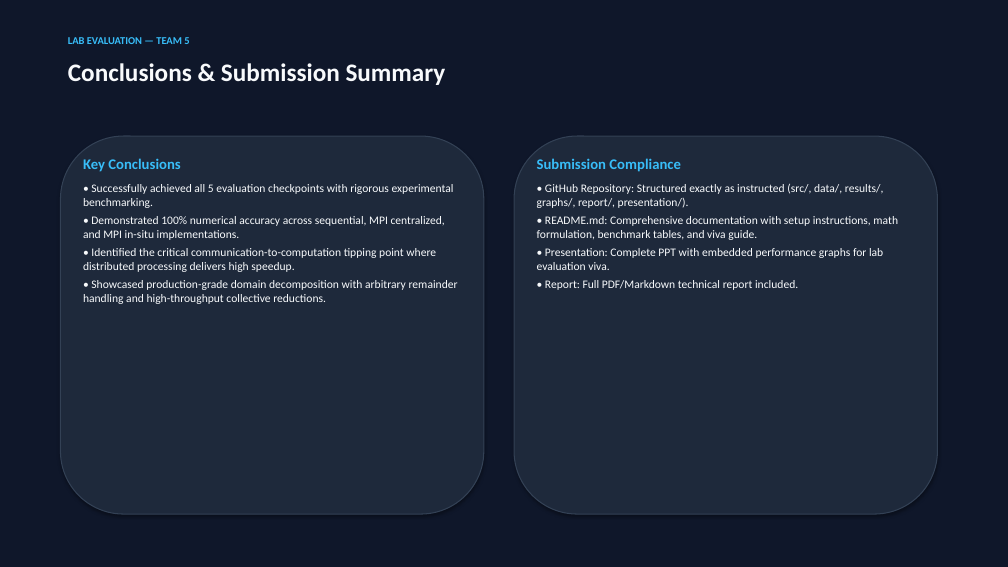
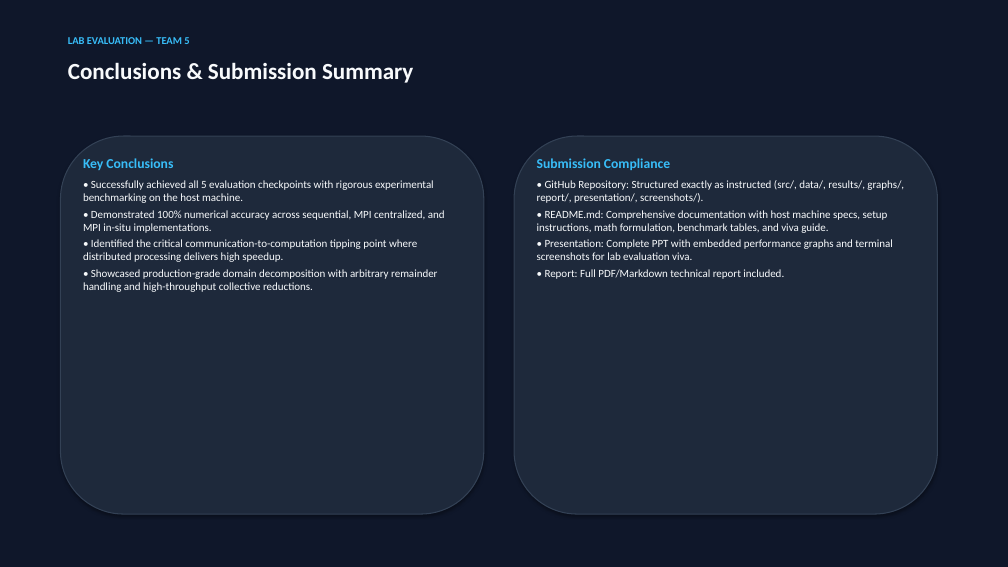
Before and after one commit to akaraj187/distributed-vector-processing-parallel-computing, a slide deck: slide 11 of presentation/Distributed_Vector_Processing_Lab_Evaluation.pptx (slide 10 before the commit). Drawn at 1008x567 pixels with LibreOffice and Linux fonts; fonts in the diff are those of the drawing. Boxes give left, top, right and bottom in pixels: in the first picture for what was removed or moved away, otherwise in the second. Text is boxed around its words. In the diff, an @@ line names an element or a change of style, - is before the commit and + after.

Commit message:
docs: add verified terminal output screenshots and align machine specs with actual Intel i5-5300U dual-core quad-thread hardware

```diff
--- a/presentation/Distributed_Vector_Processing_Lab_Evaluation.pptx
+++ b/presentation/Distributed_Vector_Processing_Lab_Evaluation.pptx
@@ text "Conclusions & Submission Summary" at (x1=68, y1=62, x2=413, y2=83): size 24 to 22 pt @@
@@ text at (x1=83, y1=158, x2=445, y2=292): size 14 to 13 pt in "Key Conclusions"; size 11 to 10.5 pt in "• Demonstrated 100% numerical accuracy across sequential, ...", "• Identified the critical communication-to-computation tippi ...", "• Showcased production-grade domain decomposition with arbit ..."; less space between paragraphs @@
@@ text at (x1=537, y1=158, x2=784, y2=279): size 14 to 13 pt in "Submission Compliance"; size 11 to 10.5 pt in "• Report: Full PDF/Markdown technical report included."; less space between paragraphs @@
@@ text at (x1=83, y1=180, x2=434, y2=203): text changed; size 11 to 10.5 pt @@
-• Successfully achieved all 5 evaluation checkpoints with rigorous experimental benchmarking.
+• Successfully achieved all 5 evaluation checkpoints with rigorous experimental benchmarking on the host machine.
@@ text at (x1=537, y1=180, x2=904, y2=260): text changed; size 11 to 10.5 pt @@
-• GitHub Repository: Structured exactly as instructed (src/, data/, results/, graphs/, report/, presentation/).
-• README.md: Comprehensive documentation with setup instructions, math formulation, benchmark tables, and viva guide.
-• Presentation: Complete PPT with embedded performance graphs for lab evaluation viva.
+• GitHub Repository: Structured exactly as instructed (src/, data/, results/, graphs/, report/, presentation/, screenshots/).
+• README.md: Comprehensive documentation with host machine specs, setup instructions, math formulation, benchmark tables, and viva guide.
+• Presentation: Complete PPT with embedded performance graphs and terminal screenshots for lab evaluation viva.
```
Also in this commit, not shown: 9 other slides changed, 1 slide added, 9 other files.
